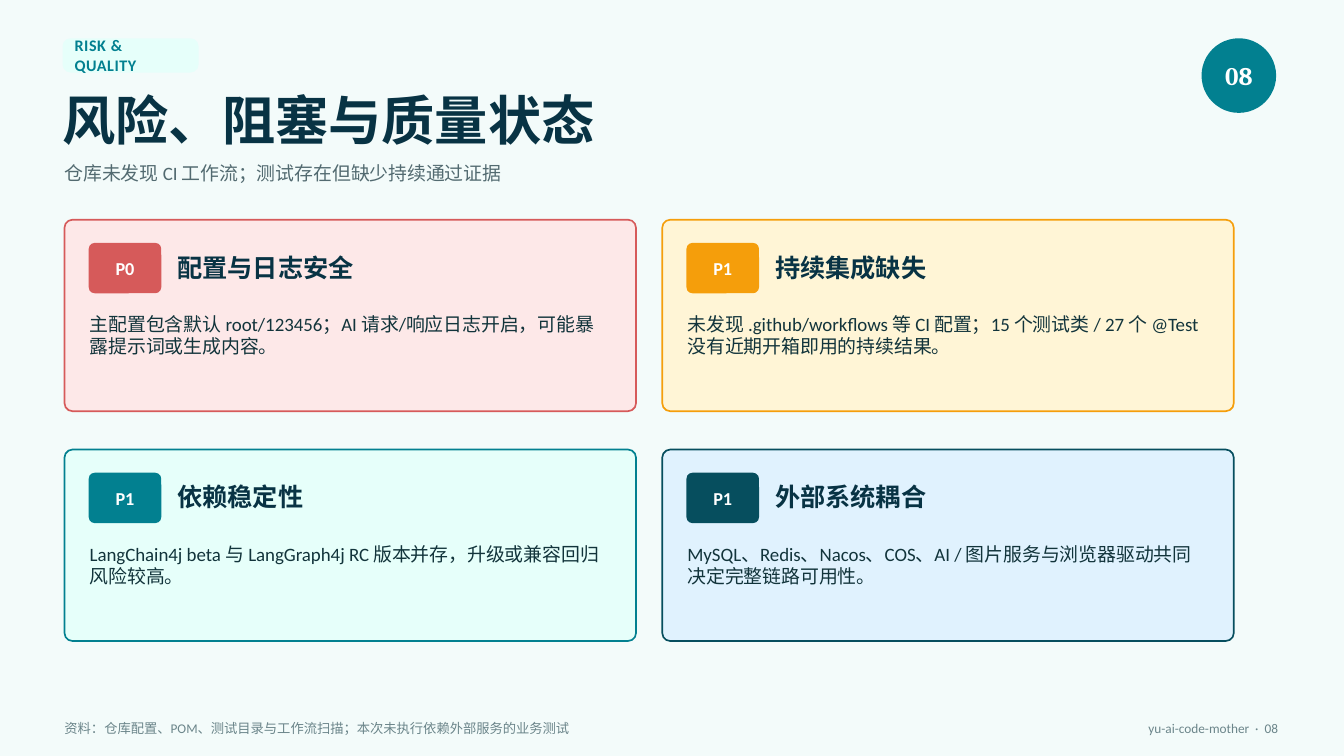
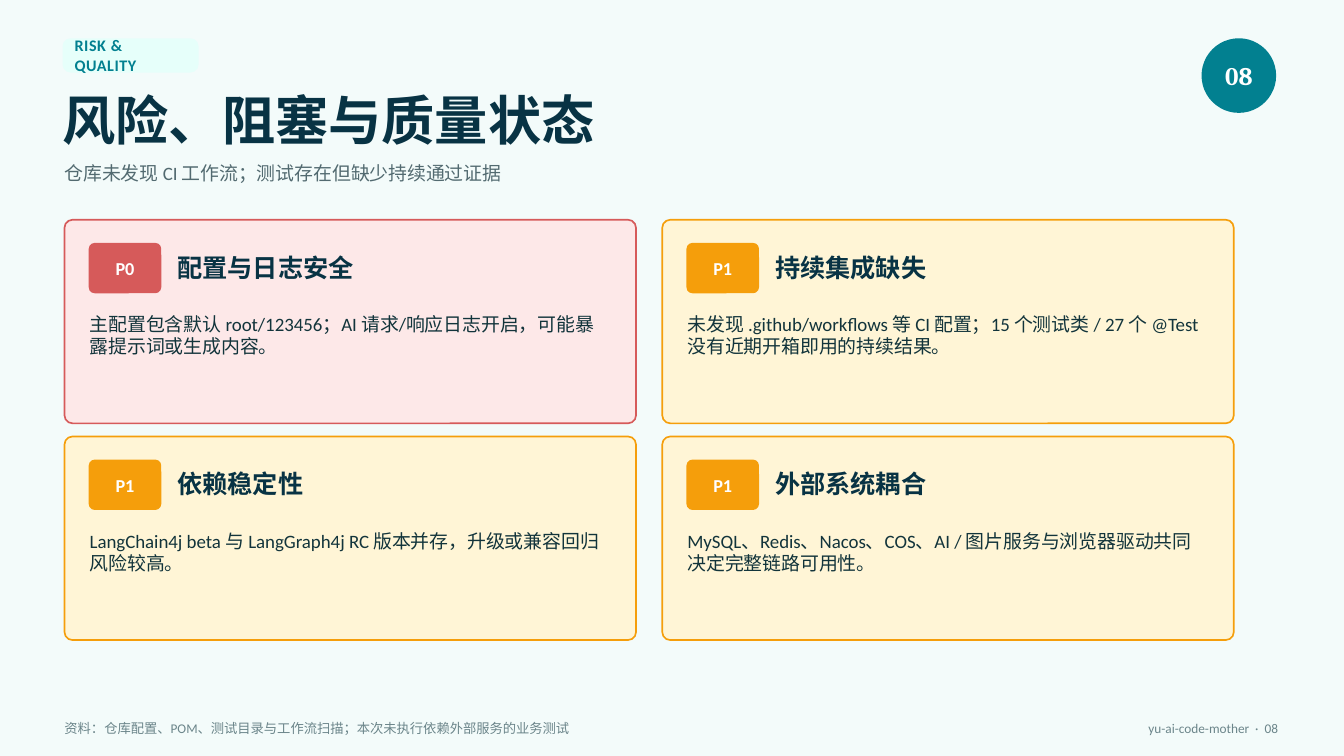
Before and after one commit to liyupi/yu-ai-code-mother, a slide deck: slide 8 of docs/reports/project-status-2026-07-22.pptx. Drawn at 1344x756 pixels with LibreOffice and Linux fonts; fonts in the diff are those of the drawing. Boxes give left, top, right and bottom in pixels: in the first picture for what was removed or moved away, otherwise in the second. Text is boxed around its words. In the diff, an @@ line names an element or a change of style, - is before the commit and + after.

```diff
--- a/docs/reports/project-status-2026-07-22.pptx
+++ b/docs/reports/project-status-2026-07-22.pptx
@@ rounded rectangle: place and size @@
-rounded rectangle at <box>65,220,636,411</box>
+rounded rectangle at <box>65,220,636,423</box>
@@ rounded rectangle at <box>65,220,636,423</box>: proportions changed @@
@@ rounded rectangle at <box>662,220,1234,423</box>: proportions changed @@
@@ rounded rectangle: place and size @@
-rounded rectangle at <box>662,220,1234,411</box>
+rounded rectangle at <box>662,220,1234,423</box>
@@ rounded rectangle: place and size @@
-rounded rectangle at <box>65,450,636,641</box>
+rounded rectangle at <box>65,437,636,640</box>
@@ rounded rectangle at <box>65,437,636,640</box>: fill #E6FFFA to #FFF5D6; outline #028090 1.2 pt to #F59E0B 1.2 pt; proportions changed @@
@@ rounded rectangle: place and size @@
-rounded rectangle at <box>662,450,1234,641</box>
+rounded rectangle at <box>662,437,1234,640</box>
@@ rounded rectangle at <box>662,437,1234,640</box>: fill #E0F2FE to #FFF5D6; outline #064E5E 1.2 pt to #F59E0B 1.2 pt; proportions changed @@
@@ rounded rectangle at <box>89,460,161,510</box>: fill #028090 to #F59E0B @@
@@ 6 texts, 2 rounded rectangles: place and size @@
-6 texts, 2 rounded rectangles at <box>89,473,1192,585</box>
+6 texts, 2 rounded rectangles at <box>89,460,1192,572</box>
@@ rounded rectangle at <box>687,460,759,510</box>: fill #064E5E to #F59E0B @@
```
Also in this commit, not shown: 4 other slides changed.
